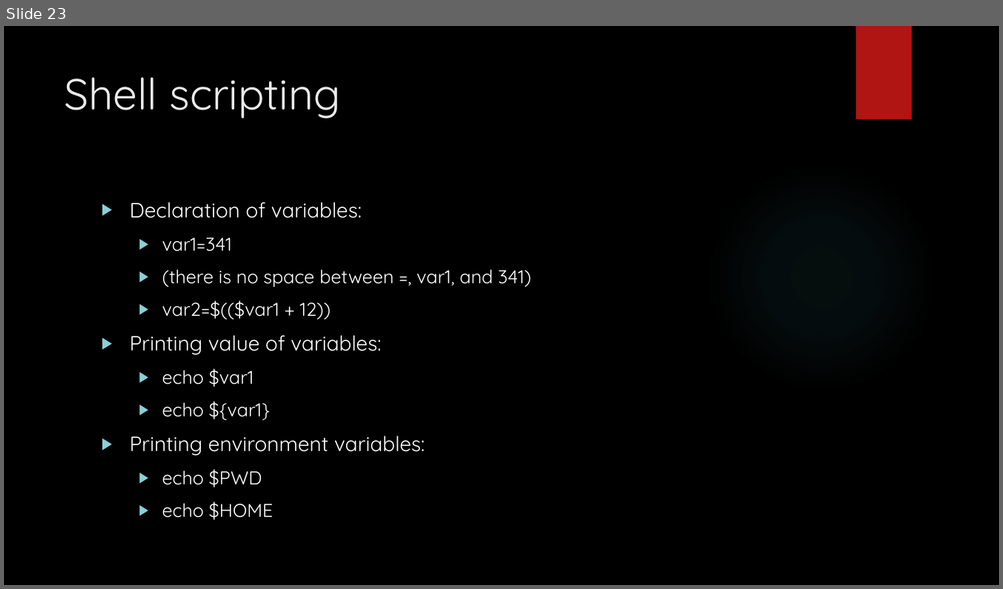
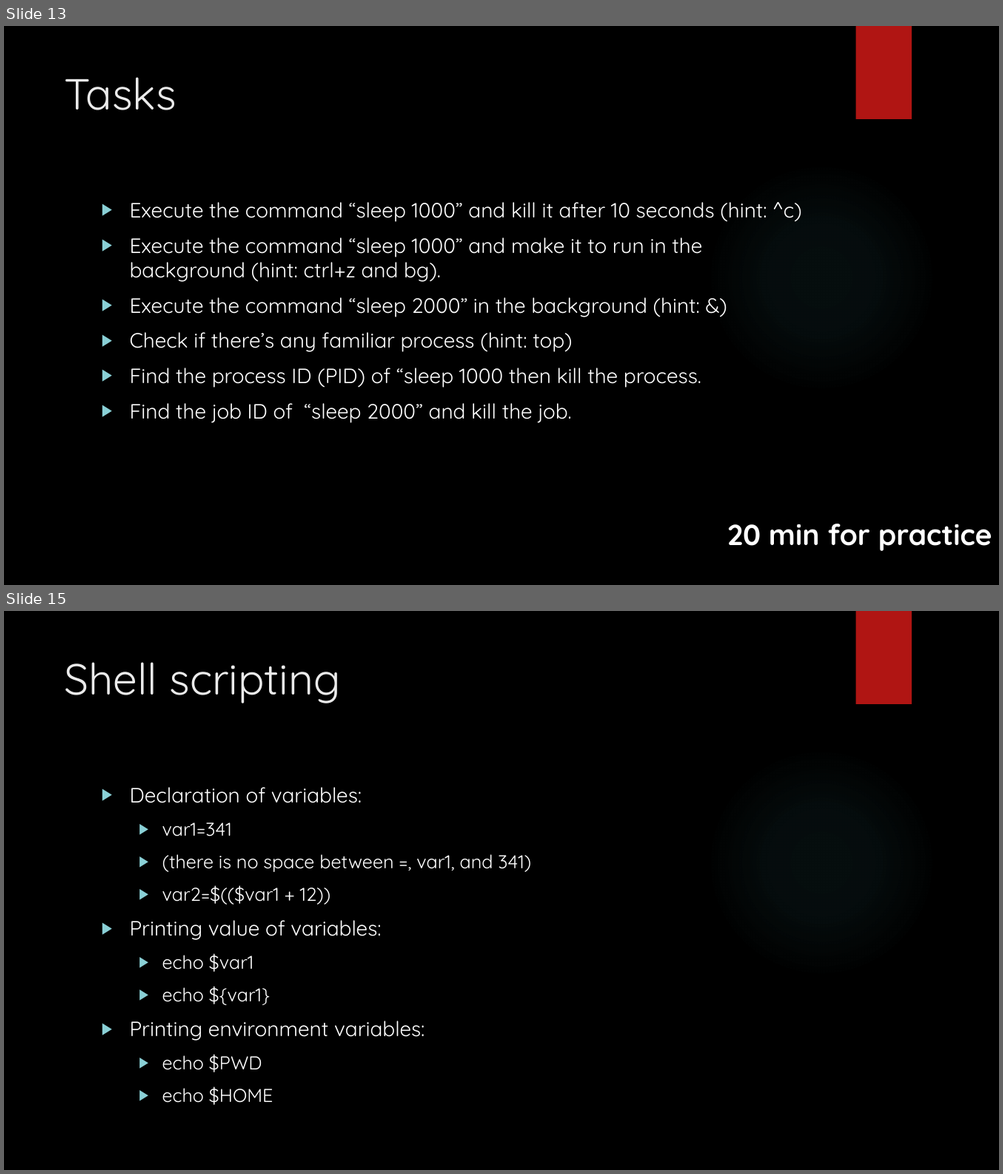
Before and after one commit to sysmedicine/KCLModule2_2021, a slide deck: Slides/IntroToLinux_Day2.pptx. Shown one above the other, each under a label of ours: slide 23 before the commit, slides 13 and 15 after it; the slides between them are not shown. The pictures are 1003x589 and 1003x1174 pixels, drawn with LibreOffice and Linux fonts; fonts in the diff are those of the drawing; background and template pictures are left out. Boxes give left, top, right and bottom in pixels: in the first picture for what was removed or moved away, otherwise in the second. Text is boxed around its words. In the diff, an @@ line names an element or a change of style, - is before the commit and + after.

```diff
--- a/Slides/IntroToLinux_Day2.pptx
+++ b/Slides/IntroToLinux_Day2.pptx
@@ slide 13 added at bbox=[4, 26, 999, 585], background picture (left out); not listed: 2 template elements that a slide beside it also shows @@
@@ title added at bbox=[64, 77, 176, 110], 42 pt, text #EBEBEB @@
+Tasks
@@ text added at bbox=[130, 202, 801, 423], 20 pt, text #FFFFFF @@
+▶ Execute the command “sleep 1000” and kill it after 10 seconds (hint: ^c)
+▶ Execute the command “sleep 1000” and make it to run in the background (hint: ctrl+z and bg).
+▶ Execute the command “sleep 2000” in the background (hint: &)
+▶ Check if there’s any familiar process (hint: top)
+▶ Find the process ID (PID) of “sleep 1000 then kill the process.
+▶ Find the job ID of “sleep 2000” and kill the job.
@@ text added at bbox=[727, 524, 992, 551], 28 pt, text #FFFFFF, bold @@
+20 min for practice
@@ what was slide 23 is now slide 15 @@
```
Also in this commit, not shown: 4 slides changed, 10 other slides added, 19 slides removed, 1 other file.
